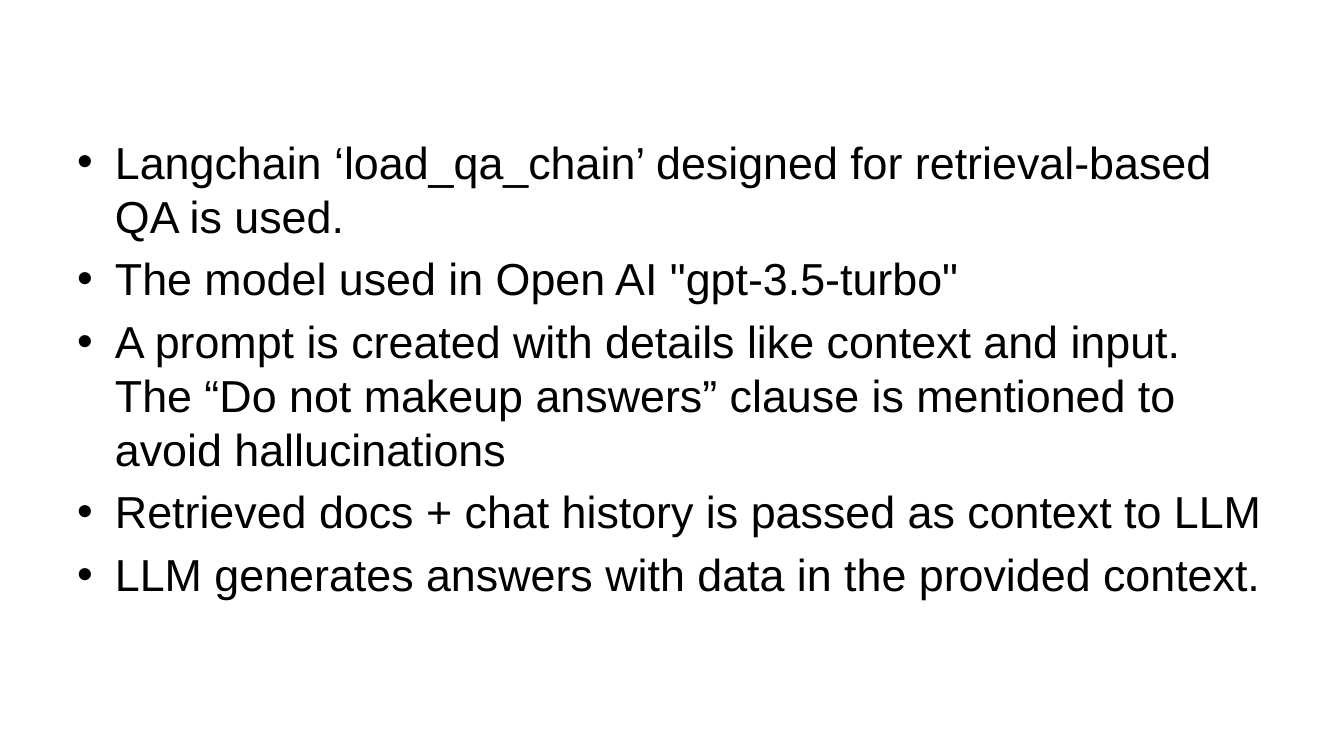
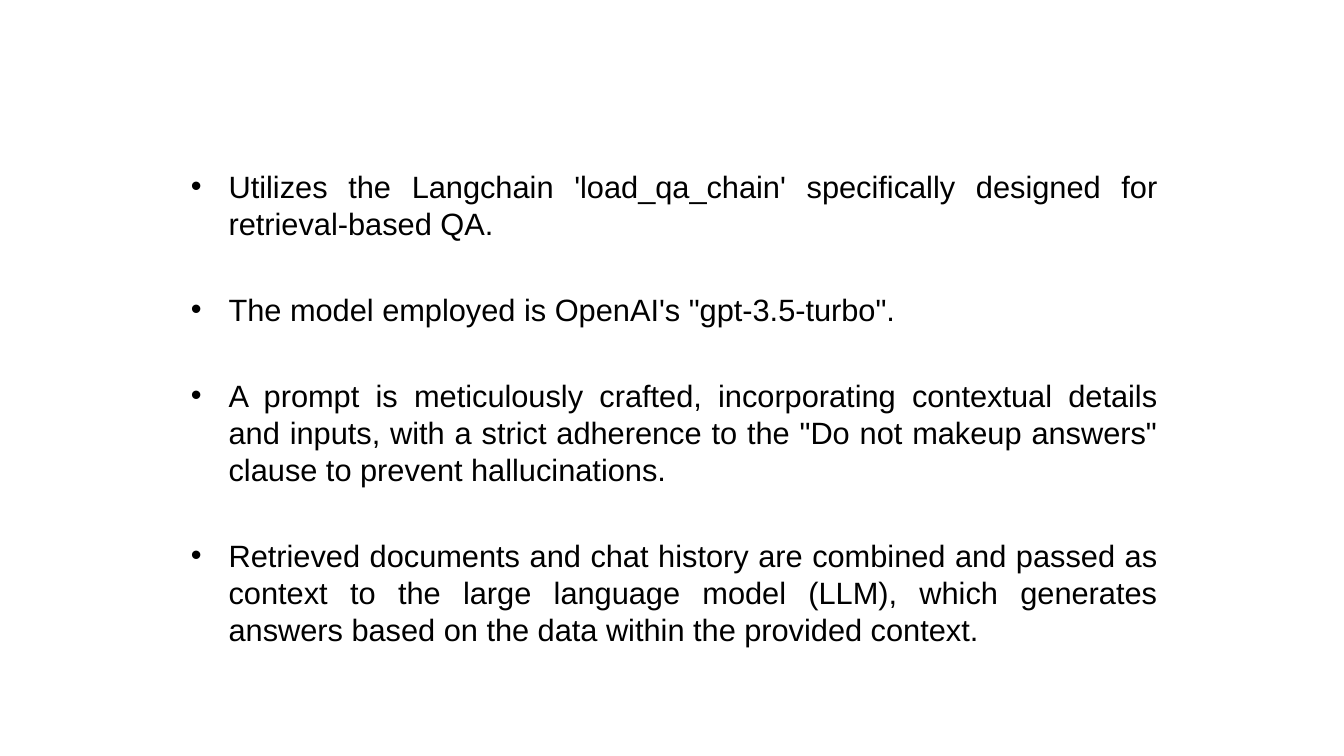
Before and after one commit to rgkannan676/Financial_Q-A_Chatbot, a slide deck: slide 10 of Kannan_QA_Chatbot_Assignment.pptx (slide 9 before the commit). Drawn at 1344x756 pixels with LibreOffice and Linux fonts; fonts in the diff are those of the drawing; background and template pictures are left out. Boxes give left, top, right and bottom in pixels: in the first picture for what was removed or moved away, otherwise in the second. Text is boxed around its words. In the diff, an @@ line names an element or a change of style, - is before the commit and + after.

```diff
--- a/Kannan_QA_Chatbot_Assignment.pptx
+++ b/Kannan_QA_Chatbot_Assignment.pptx
@@ text at <box>229,175,1157,647</box>: text changed; size 32 to 22 pt @@
-• Langchain ‘load_qa_chain’ designed for retrieval-based QA is used.
-• The model used in Open AI "gpt-3.5-turbo"
-• A prompt is created with details like context and input. The “Do not makeup answers” clause is mentioned to avoid hallucinations
-• Retrieved docs + chat history is passed as context to LLM
-• LLM generates answers with data in the provided context.
+• Utilizes the Langchain 'load_qa_chain' specifically designed for retrieval-based QA.
+• The model employed is OpenAI's "gpt-3.5-turbo".
+• A prompt is meticulously crafted, incorporating contextual details and inputs, with a strict adherence to the "Do not makeup answers" clause to prevent hallucinations.
+• Retrieved documents and chat history are combined and passed as context to the large language model (LLM), which generates answers based on the data within the provided context.
```
Also in this commit, not shown: 11 other slides changed, 5 slides added, 3 slides removed, 2 other files.
